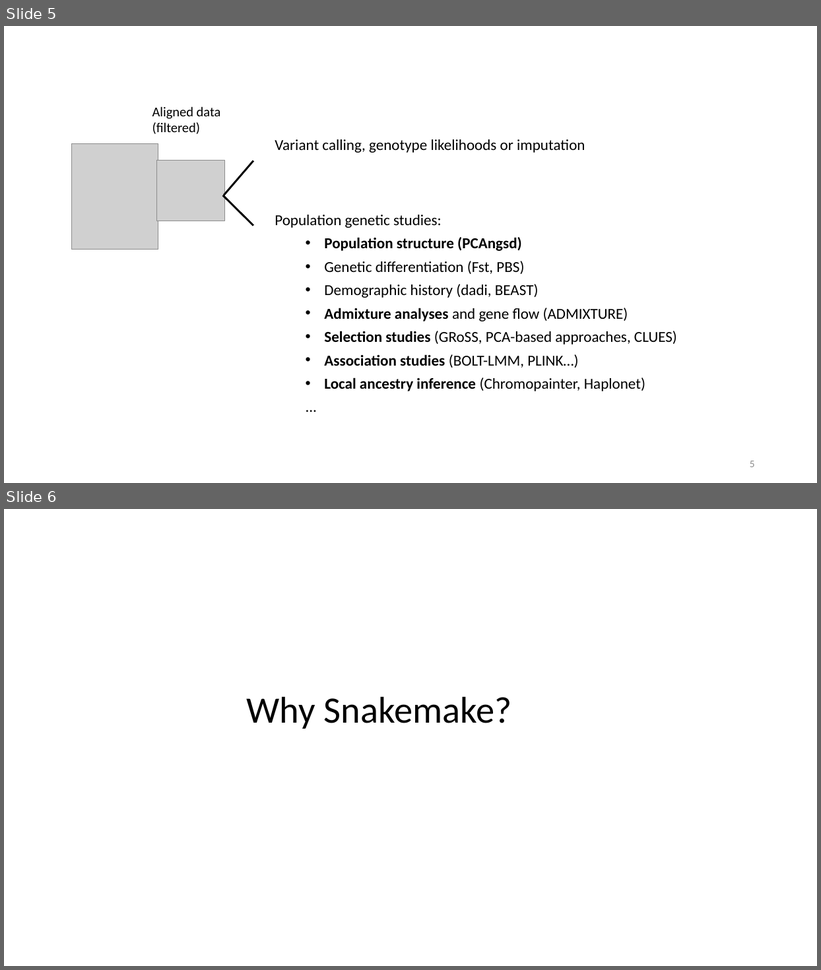
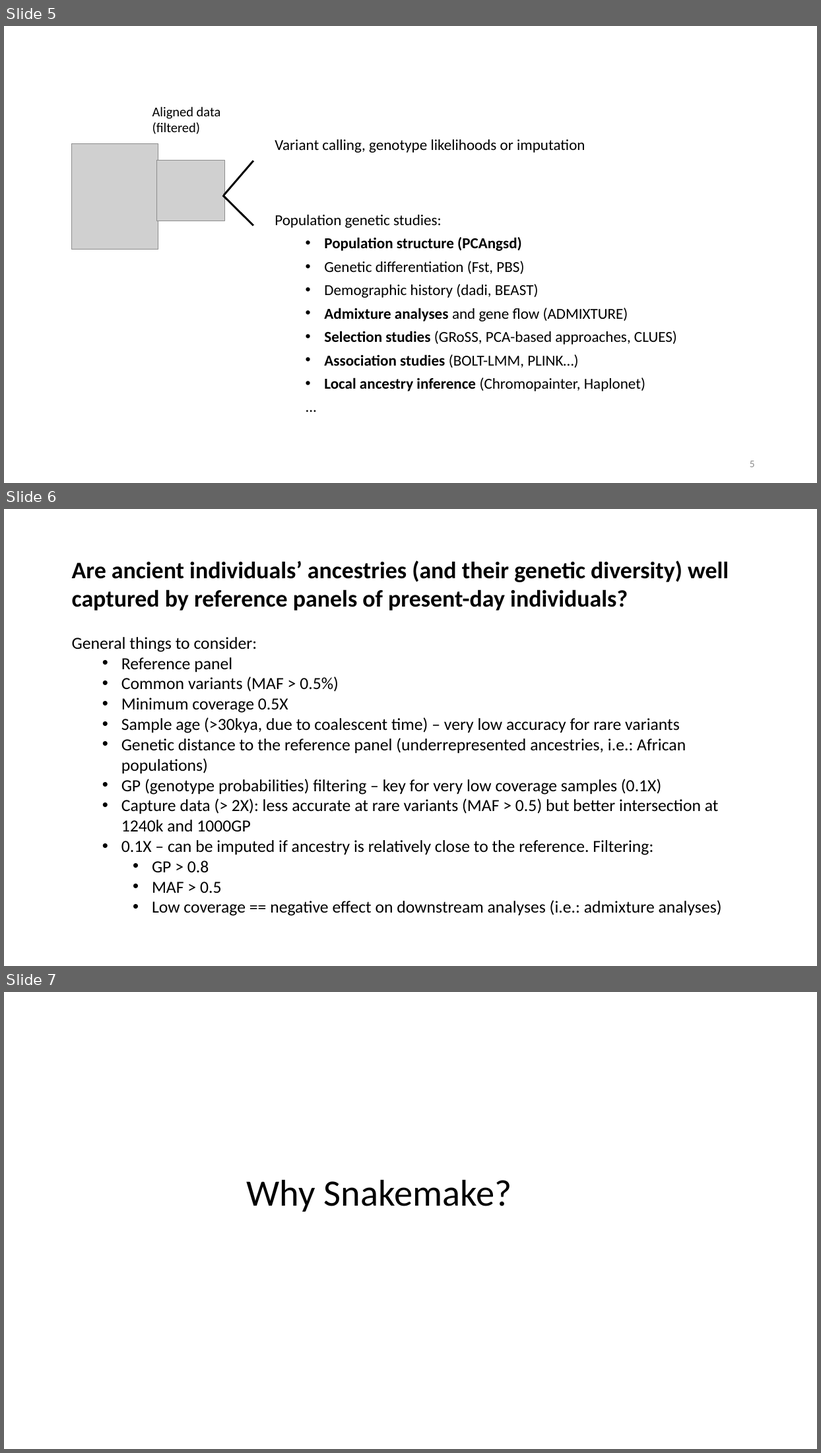
Before and after one commit to Schroeder-Group/3_Imputation-Workshop, a slide deck: imputation_slides.pptx. Shown one above the other, each under a label of ours: slides 5 and 6 before the commit, slides 5, 6 and 7 after it. The pictures are 821x970 and 821x1453 pixels, drawn with LibreOffice and Linux fonts; fonts in the diff are those of the drawing; grey boxes stand for pictures. Boxes give left, top, right and bottom in pixels: in the first picture for what was removed or moved away, otherwise in the second. Text is boxed around its words. In the diff, an @@ line names an element or a change of style, - is before the commit and + after.

```diff
--- a/imputation_slides.pptx
+++ b/imputation_slides.pptx
@@ slide 6 added at (4,509,817,966), background #FFFFFF @@
@@ text added at (72,560,729,916), 20 pt, text #000000 @@
+Are ancient individuals’ ancestries (and their genetic diversity) well captured by reference panels of present-day individuals?
+General things to consider:
+  • Reference panel
+  • Common variants (MAF > 0.5%)
+  • Minimum coverage 0.5X
+  • Sample age (>30kya, due to coalescent time) – very low accuracy for rare variants
+  • Genetic distance to the reference panel (underrepresented ancestries, i.e.: African populations)
+  • GP (genotype probabilities) filtering – key for very low coverage samples (0.1X)
+  • Capture data (> 2X): less accurate at rare variants (MAF > 0.5) but better intersection at 1240k and 1000GP
+  • 0.1X – can be imputed if ancestry is relatively close to the reference. Filtering:
+    • GP > 0.8
+    • MAF > 0.5
+    • Low coverage == negative effect on downstream analyses (i.e.: admixture analyses)
@@ what was slide 6 is now slide 7 @@
```
